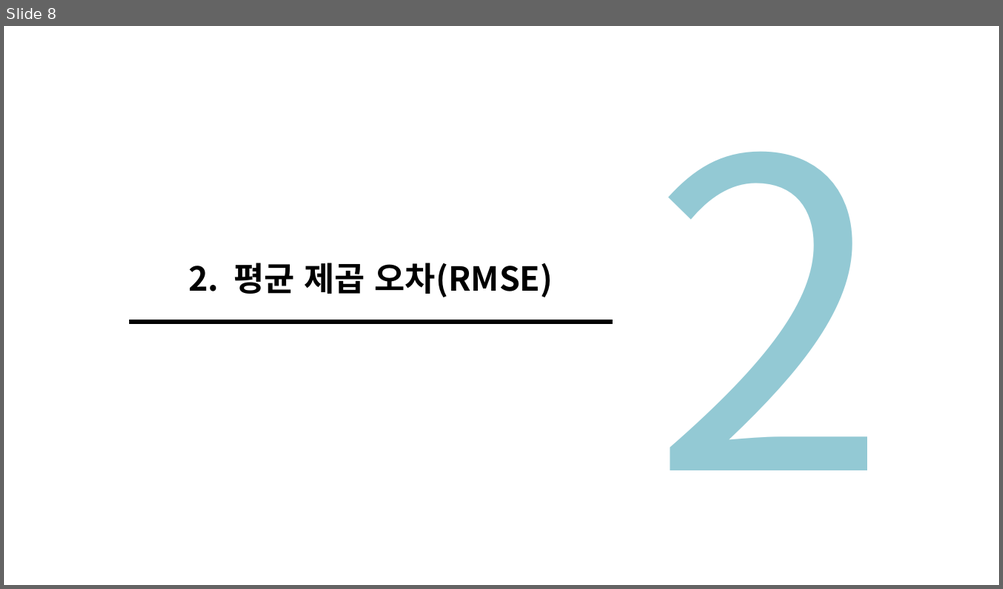
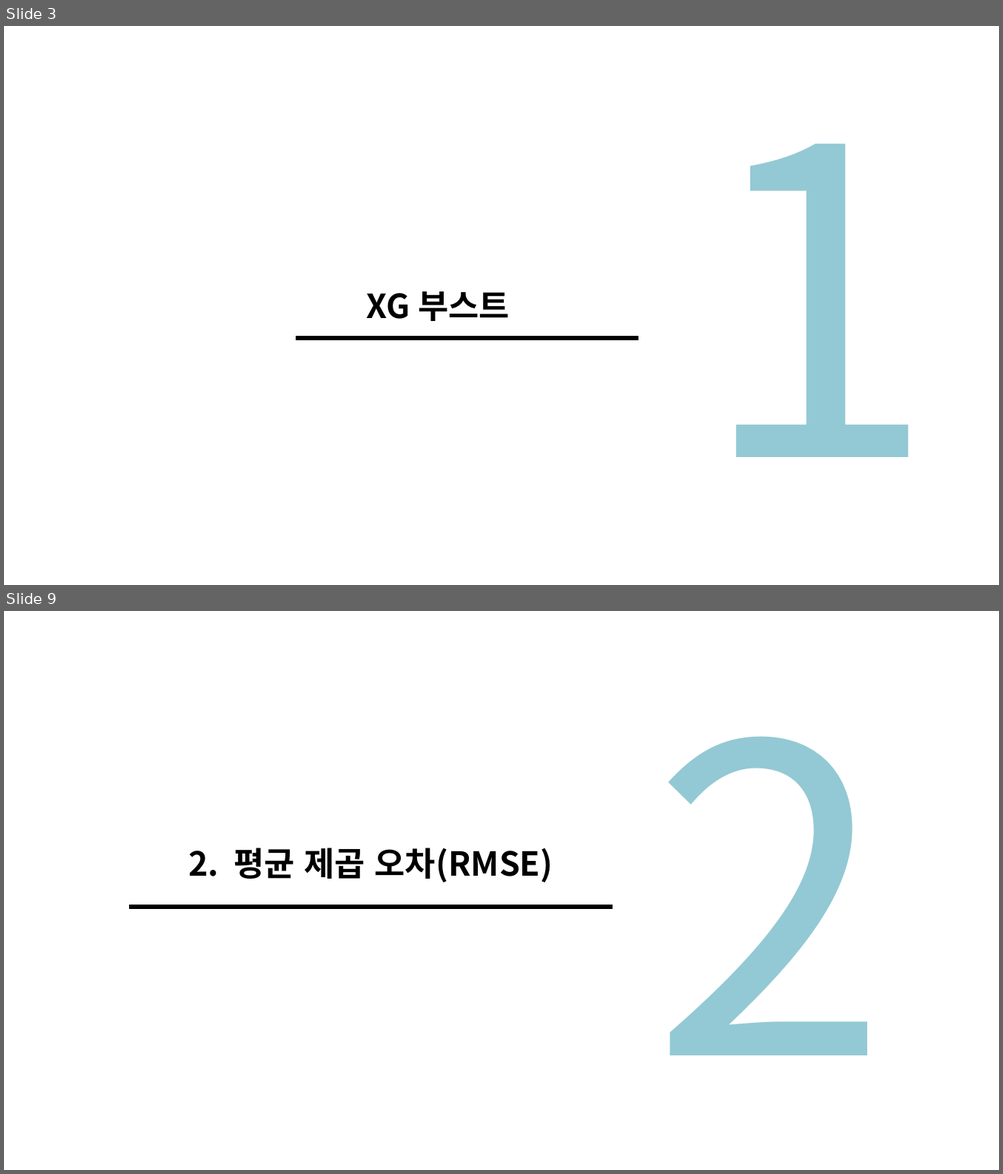
Before and after one commit to nqwrt/ai_doucument, a slide deck: AI-너를 사랑한-XG부스트.pptx. Shown one above the other, each under a label of ours: slide 8 before the commit, slides 3 and 9 after it; the slides between them are not shown. The pictures are 1003x589 and 1003x1174 pixels, drawn with LibreOffice and Linux fonts; fonts in the diff are those of the drawing. Boxes give left, top, right and bottom in pixels: in the first picture for what was removed or moved away, otherwise in the second. Text is boxed around its words. In the diff, an @@ line names an element or a change of style, - is before the commit and + after.

```diff
--- a/AI-너를 사랑한-XG부스트.pptx
+++ b/AI-너를 사랑한-XG부스트.pptx
@@ slide 3 added at bbox=[4, 26, 999, 585], background #FFFFFF @@
@@ text added at bbox=[698, 144, 936, 457], 413 pt, text #93C9D4 @@
+1
@@ text added at bbox=[367, 292, 509, 321], 32 pt, text #000000, bold @@
+XG 부스트
@@ line added from (296, 338) to (638, 338), #000000 4.25 pt @@
@@ what was slide 8 is now slide 9 @@
```
Also in this commit, not shown: 2 slides changed, 5 other slides added, 5 slides removed.
